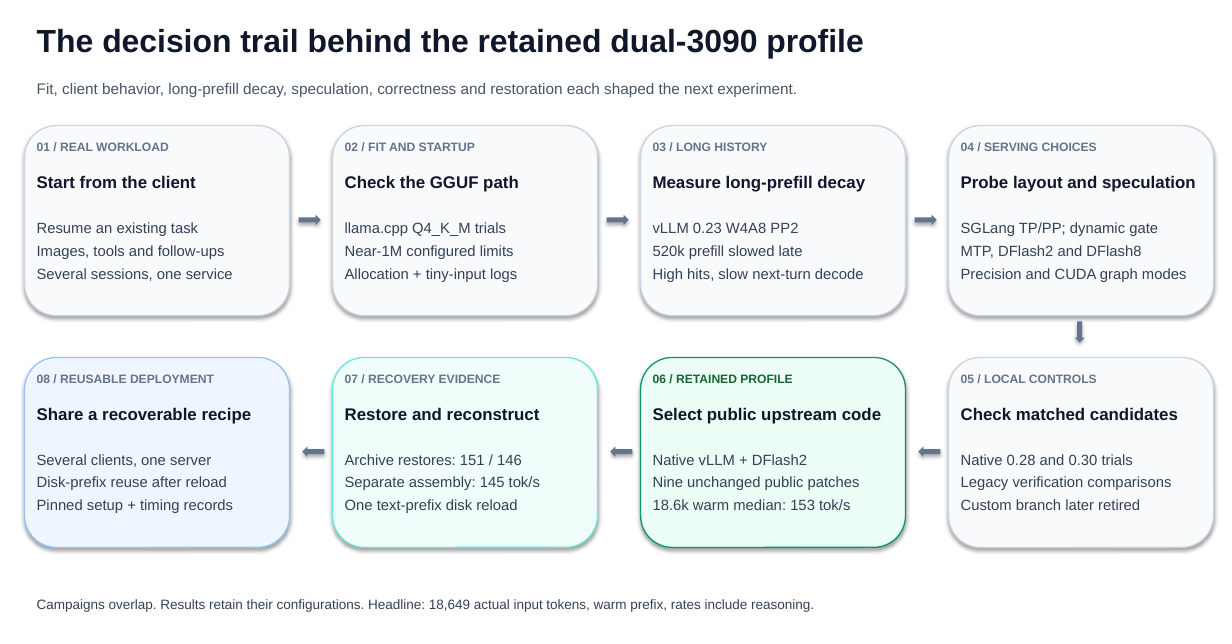
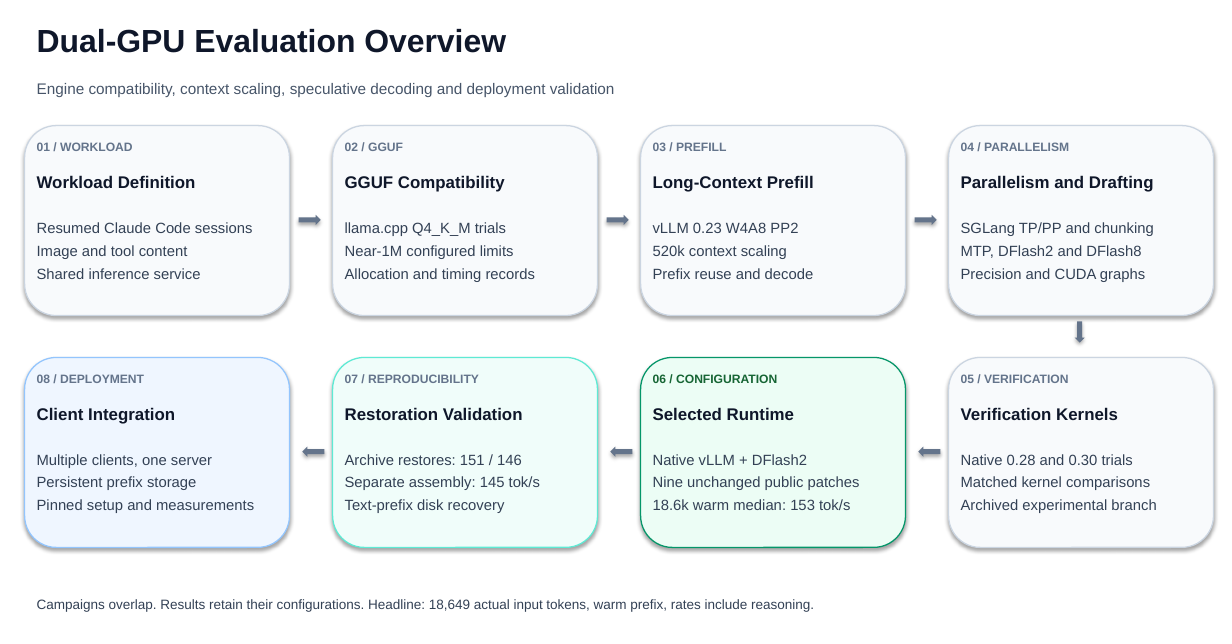
Before and after one commit to YYTbit/qwen3.8-27b-3090, a slide deck: slide 1 of docs/figures/dual-gpu-exploration.pptx. Drawn at 1232x644 pixels with LibreOffice and Linux fonts; fonts in the diff are those of the drawing. Boxes give left, top, right and bottom in pixels: in the first picture for what was removed or moved away, otherwise in the second. Text is boxed around its words. In the diff, an @@ line names an element or a change of style, - is before the commit and + after.

Commit message:
docs: restructure deployment and evaluation documentation

```diff
--- a/docs/figures/dual-gpu-exploration.pptx
+++ b/docs/figures/dual-gpu-exploration.pptx
@@ text at [37, 29, 506, 53]: text changed @@
-The decision trail behind the retained dual-3090 profile
+Dual-GPU Evaluation Overview
@@ text at [37, 83, 615, 97]: text changed @@
-Fit, client behavior, long-prefill decay, speculation, correctness and restoration each shaped the next experiment.
+Engine compatibility, context scaling, speculative decoding and deployment validation
@@ text at [37, 142, 133, 151]: text changed @@
-01 / REAL WORKLOAD
+01 / WORKLOAD
@@ text at [345, 142, 403, 151]: text changed @@
-02 / FIT AND STARTUP
+02 / GGUF
@@ text at [653, 142, 726, 151]: text changed @@
-03 / LONG HISTORY
+03 / PREFILL
@@ text at [961, 142, 1069, 151]: text changed @@
-04 / SERVING CHOICES
+04 / PARALLELISM
@@ text at [37, 175, 196, 188]: text changed @@
-Start from the client
+Workload Definition
@@ text at [345, 175, 505, 192]: text changed @@
-Check the GGUF path
+GGUF Compatibility
@@ text at [653, 175, 814, 192]: text changed @@
-Measure long-prefill decay
+Long-Context Prefill
@@ text at [961, 175, 1154, 192]: text changed @@
-Probe layout and speculation
+Parallelism and Drafting
@@ text at [37, 222, 253, 279]: text changed @@
-Resume an existing task
-Images, tools and follow-ups
-Several sessions, one service
+Resumed Claude Code sessions
+Image and tool content
+Shared inference service
@@ text at [961, 222, 1153, 236]: text changed @@
-SGLang TP/PP; dynamic gate
+SGLang TP/PP and chunking
@@ text at [345, 268, 535, 282]: text changed @@
-Allocation + tiny-input logs
+Allocation and timing records
@@ text at [653, 245, 814, 279]: text changed @@
-520k prefill slowed late
-High hits, slow next-turn decode
+520k context scaling
+Prefix reuse and decode
@@ text at [961, 268, 1145, 282]: text changed @@
-Precision and CUDA graph modes
+Precision and CUDA graphs
@@ text at [37, 374, 144, 383]: text changed @@
-08 / REUSABLE DEPLOYMENT
+08 / DEPLOYMENT
@@ text at [345, 374, 479, 383]: text changed @@
-07 / RECOVERY EVIDENCE
+07 / REPRODUCIBILITY
@@ text at [653, 374, 777, 383]: text changed @@
-06 / RETAINED PROFILE
+06 / CONFIGURATION
@@ text at [961, 374, 1068, 383]: text changed @@
-05 / LOCAL CONTROLS
+05 / VERIFICATION
@@ text at [37, 407, 175, 424]: text changed @@
-Share a recoverable recipe
+Client Integration
@@ text at [345, 407, 523, 420]: text changed @@
-Restore and reconstruct
+Restoration Validation
@@ text at [653, 407, 794, 420]: text changed @@
-Select public upstream code
+Selected Runtime
@@ text at [961, 407, 1118, 420]: text changed @@
-Check matched candidates
+Verification Kernels
@@ text at [37, 454, 254, 513]: text changed @@
-Several clients, one server
-Disk-prefix reuse after reload
-Pinned setup + timing records
+Multiple clients, one server
+Persistent prefix storage
+Pinned setup and measurements
@@ text at [961, 476, 1156, 513]: text changed @@
-Legacy verification comparisons
-Custom branch later retired
+Matched kernel comparisons
+Archived experimental branch
@@ text at [345, 499, 505, 513]: text changed @@
-One text-prefix disk reload
+Text-prefix disk recovery
```
Also in this commit, not shown: 3 other slides changed, 31 other files.
